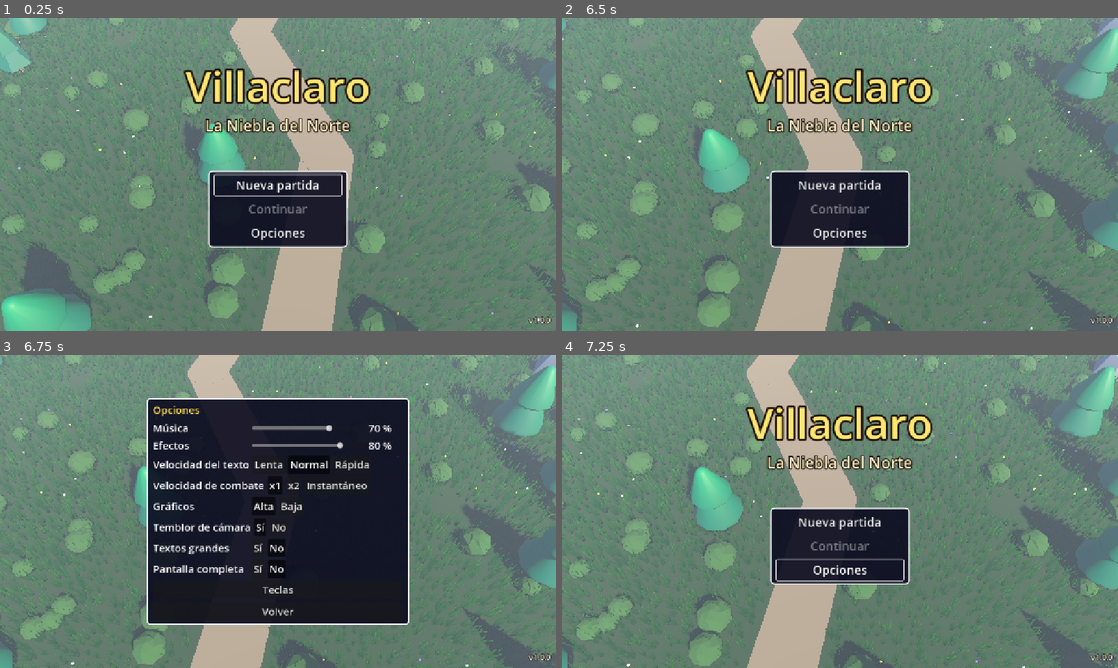
Above: before the commit, frames 1-4 (two rows, left to right).
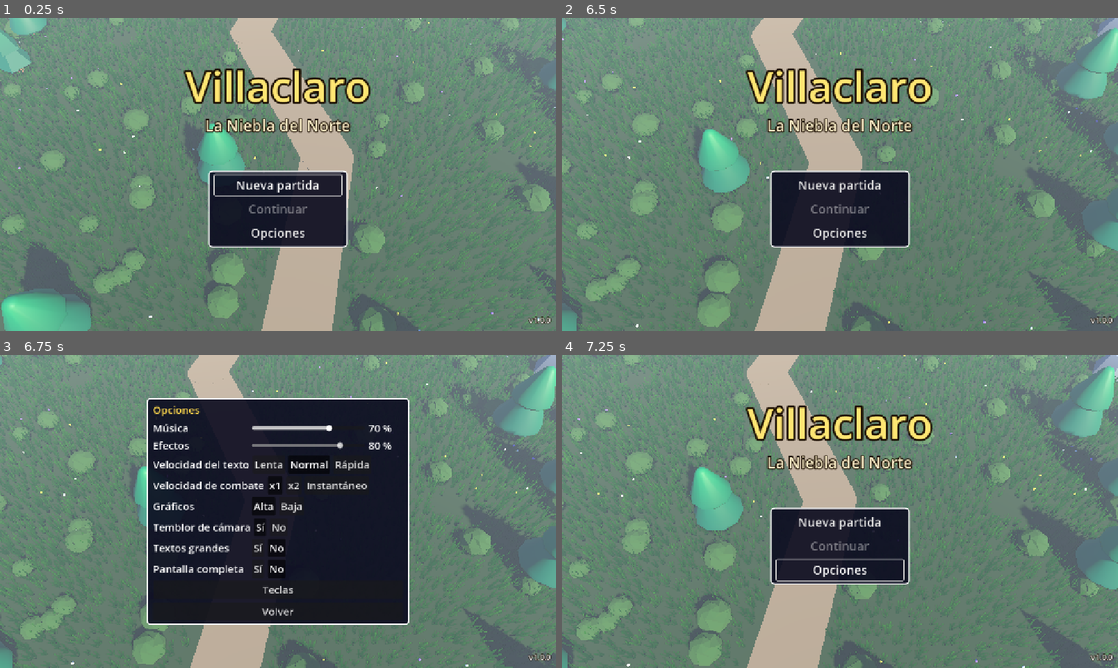
Above: after the commit, the same moments.

Repository: apergas/rpg-turnos
Game: Godot game, scene res://scenes/title/title.tscn
Two runs of this game, one before a commit and one after it. Both use one fixed random seed, a clock stepped at 60 frames per second and the inputs below.
Inputs (mouse positions are in pixels of both pictures, inside the frame that each line leads up to):
- Up to frame 1 (0.25 s): no input
- Up to frame 2 (6.5 s): click "Opciones" at 0.5 s; click "Volver" at 1.25 s; move the mouse to (962, 158) at 2.02 s; hold D (move_right) 2.03-2.75 s; tap Keypad Enter at 2.1 s; click (962, 158) at 2.17 s; click "Normal" at 2.75 s; click "Normal" at 3.5 s; drag from (728, 190) to (812, 237) at 4.27 s; move the mouse to (895, 105) at 5.02 s; hold D (move_right) 5.03-5.75 s; tap Backspace at 5.1 s; click (895, 105) at 5.17 s; drag from (812, 237) to (673, 127) at 5.77 s
- Up to frame 3 (6.75 s): move the mouse to (444, 558) at 6.52 s; hold A (move_left) from 6.53 s (still down); tap Keypad Enter at 6.6 s; click (444, 558) at 6.67 s
- Up to frame 4 (7.25 s): keep holding A (move_left); tap Escape (cancel) at 7.15 s

Frames 1-2 are identical in both runs. In frame 3, 0.2% of the frame differs, in the area x 45-60%, y 22-25%; in frame 4, nothing differs.

Commit message:
Close menus by tapping outside them

Diff:
--- a/scripts/title/title_screen.gd
+++ b/scripts/title/title_screen.gd
@@ -45,6 +45,7 @@
 var _continue_button: Button
 var _options_button: Button
 var _options_window: PanelContainer
+var _options_backdrop: Control
 var _options_panel: OptionsPanel
 var _name_entry: NameEntry
 var _difficulty_window: DifficultyWindow
@@ -125,6 +126,7 @@
 	_ui.queue_free()
 	_ui = null
 	_options_window = null
+	_options_backdrop = null
 	_options_panel = null
 	_name_entry = null
 	_difficulty_window = null
@@ -304,6 +306,15 @@
 			get_window().mode = Window.MODE_FULLSCREEN
 			fullscreen.hide())
 		menu.add_child(fullscreen)
+	# A tap outside the options window goes back; under the centred windows, shown only while open.
+	_options_backdrop = Control.new()
+	_options_backdrop.set_anchors_preset(Control.PRESET_FULL_RECT)
+	_options_backdrop.gui_input.connect(func(event: InputEvent) -> void:
+		if UiStyle.is_outside_tap(event):
+			_options_panel.back())
+	_options_backdrop.hide()
+	root.add_child(_options_backdrop)
+	root.move_child(_options_backdrop, center.get_index())
 	_options_window = BattleHud.make_window()
 	_options_window.hide()
 	center.add_child(_options_window)
@@ -321,6 +332,7 @@
 	_title_label.hide()
 	_menu_center.offset_top = 0
 	_options_window.show()
+	_options_backdrop.show()
 	_quiet_focus = true
 	_options_panel.focus_first()
 	_quiet_focus = false
@@ -328,6 +340,7 @@
 
 func _close_options() -> void:
 	_options_window.hide()
+	_options_backdrop.hide()
 	_title_label.show()
 	_menu_center.offset_top = _menu_top()
 	_menu_window.show()
--- a/scripts/ui/keys_panel.gd
+++ b/scripts/ui/keys_panel.gd
@@ -75,6 +75,11 @@
 		_audio.play_sfx(SfxLibrary.ACCEPT)
 
 
+## Whether a row is waiting for its key, when nothing else may close the page.
+func is_waiting() -> bool:
+	return _waiting != ""
+
+
 func _listen(action: String) -> void:
 	_waiting = action
 	_say("")
--- a/scripts/ui/options_panel.gd
+++ b/scripts/ui/options_panel.gd
@@ -99,6 +99,8 @@
 
 ## Saves the options and closes the page (from Teclas: back to the options first).
 func back() -> void:
+	if _keys_panel.visible and _keys_panel.is_waiting():
+		return
 	if _keys_panel.visible:
 		_close_keys()
 		return
--- a/scripts/ui/pause_menu.gd
+++ b/scripts/ui/pause_menu.gd
@@ -95,6 +95,9 @@
 	_shade.color = Color(0, 0, 0, 0.5)
 	_shade.set_anchors_preset(Control.PRESET_FULL_RECT)
 	_shade.hide()
+	_shade.gui_input.connect(func(event: InputEvent) -> void:
+		if UiStyle.is_outside_tap(event):
+			_go_back())
 	add_child(_shade)
 	var center := CenterContainer.new()
 	center.set_anchors_preset(Control.PRESET_FULL_RECT)
@@ -175,6 +178,11 @@
 	if not (event.is_action_pressed(KeyMap.PAUSE) or event.is_action_pressed(KeyMap.CANCEL)):
 		return
 	get_viewport().set_input_as_handled()
+	_go_back()
+
+
+## What Esc, Q or a tap outside the windows does on the current page.
+func _go_back() -> void:
 	match _page:
 		"main":
 			close()
--- a/scripts/ui/shop_window.gd
+++ b/scripts/ui/shop_window.gd
@@ -75,6 +75,13 @@
 	_autoplay = OS.get_cmdline_user_args().has("--autoplay")
 	set_anchors_and_offsets_preset(Control.PRESET_FULL_RECT)
 	mouse_filter = Control.MOUSE_FILTER_IGNORE
+	# A tap outside the window is "Volver".
+	var backdrop := Control.new()
+	backdrop.set_anchors_preset(Control.PRESET_FULL_RECT)
+	backdrop.gui_input.connect(func(event: InputEvent) -> void:
+		if UiStyle.is_outside_tap(event) and not _autoplay:
+			_back())
+	add_child(backdrop)
 	var center := CenterContainer.new()
 	center.set_anchors_preset(Control.PRESET_FULL_RECT)
 	center.mouse_filter = Control.MOUSE_FILTER_IGNORE
--- a/scripts/ui/ui_style.gd
+++ b/scripts/ui/ui_style.gd
@@ -20,6 +20,13 @@
 		TOUCH_DESCRIPTION_WIDTH if Device.is_touch() else DESCRIPTION_WIDTH)
 
 
+## A finger or the left button lifted on a backdrop. The release only reaches the control
+## the press began on, so a drag that started in a list never closes anything.
+static func is_outside_tap(event: InputEvent) -> bool:
+	var mouse := event as InputEventMouseButton
+	return mouse != null and not mouse.pressed and mouse.button_index == MOUSE_BUTTON_LEFT
+
+
 ## Least width of a button on a phone, so "Sí" or "Usar" are not a sliver.
 const TOUCH_BUTTON_WIDTH := 120.0
 
Not shown, changed: CLAUDE.md
